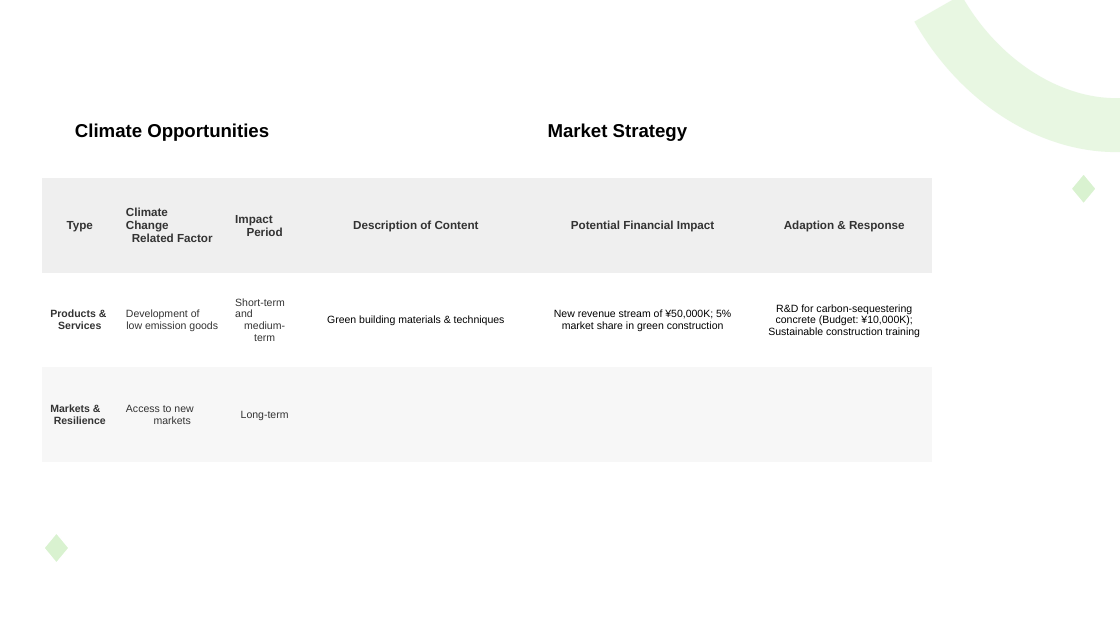
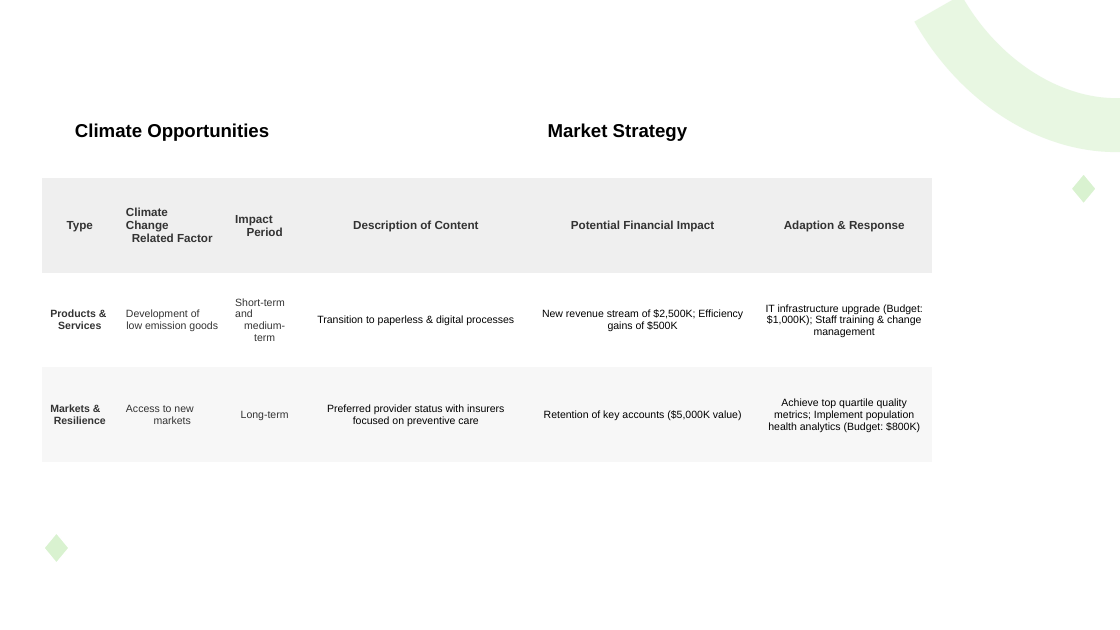
Before and after one commit to jackman993/sustainability-rep, a slide deck: slide 4 of shared/engine/tcfd/output/TCFD_table.pptx. Drawn at 1120x630 pixels with LibreOffice and Linux fonts; fonts in the diff are those of the drawing. Boxes give left, top, right and bottom in pixels: in the first picture for what was removed or moved away, otherwise in the second. Text is boxed around its words. In the diff, an @@ line names an element or a change of style, - is before the commit and + after.

```diff
--- a/shared/engine/tcfd/output/TCFD_table.pptx
+++ b/shared/engine/tcfd/output/TCFD_table.pptx
@@ table at <box>42,84,933,462</box> @@
-row 3: Products & Services | Development of low emission goods | Short-term and medium-term | Green building materials & techniques | New revenue stream of ¥50,000K; 5% market share in green construction | R&D for carbon-sequestering concrete (Budget: ¥10,000K); Sustainable construction training
+row 3: Products & Services | Development of low emission goods | Short-term and medium-term | Transition to paperless & digital processes | New revenue stream of $2,500K; Efficiency gains of $500K | IT infrastructure upgrade (Budget: $1,000K); Staff training & change management
-row 4: Markets & Resilience | Access to new markets | Long-term |  |  | 
+row 4: Markets & Resilience | Access to new markets | Long-term | Preferred provider status with insurers focused on preventive care | Retention of key accounts ($5,000K value) | Achieve top quartile quality metrics; Implement population health analytics (Budget: $800K)
```
Also in this commit, not shown: 6 other slides changed, 3 other files.
